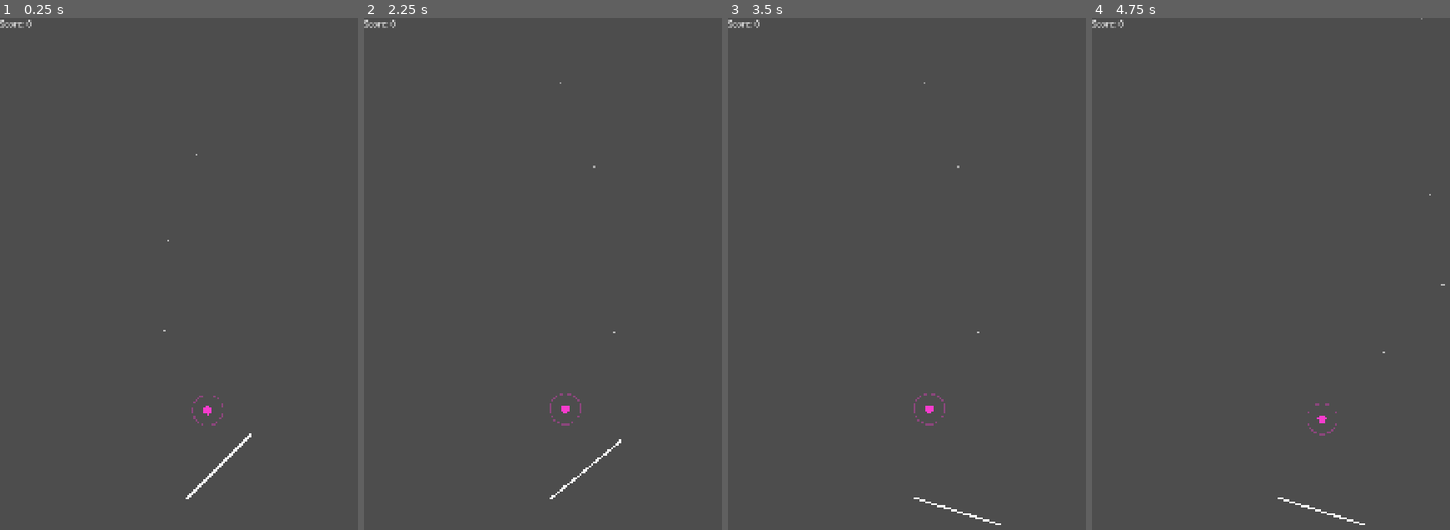
Above: before the commit, frames 1-4 (left to right).
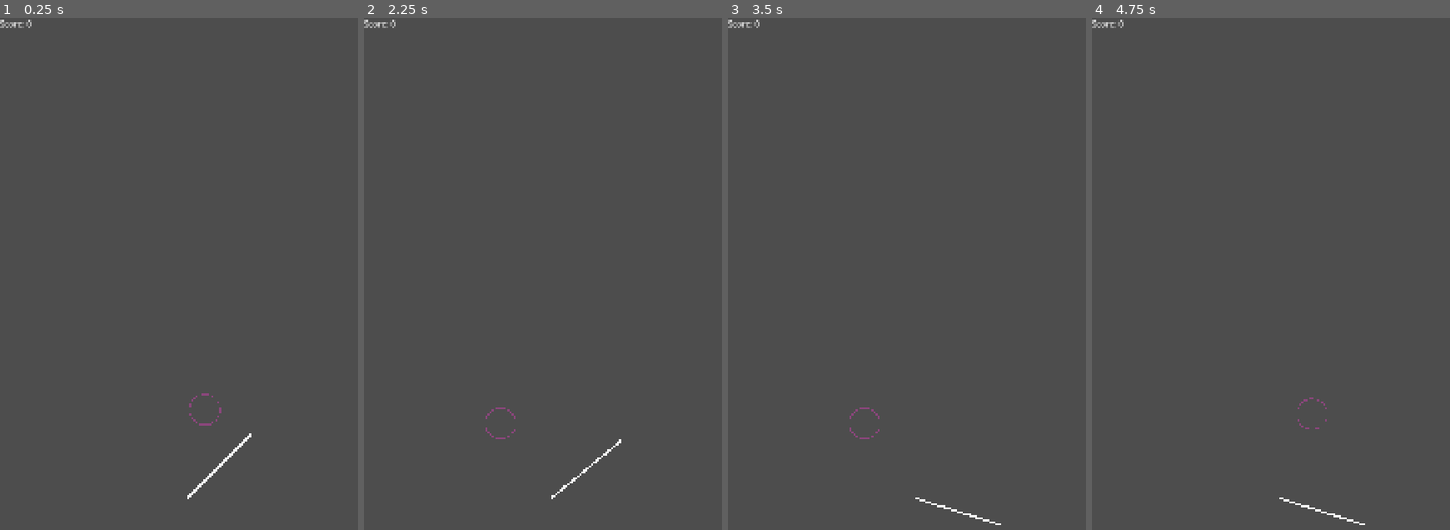
Above: after the commit, the same moments.

Repository: FarkasRabai/endless-swing
Game: Godot game, scene res://main.tscn
The game is run twice, just before and just after one commit, with the same random seed, the same clock (stepped at 60 frames per second) and the same inputs.
Inputs (mouse positions are in pixels of both pictures, inside the frame that each line leads up to):
- Up to frame 1 (0.25 s): no input
- Up to frame 2 (2.25 s): tap Enter at 0.5 s; move the mouse to (632, 320) at 0.52 s; click (632, 320) at 0.67 s; move the mouse to (474, 386) at 1.27 s; click (474, 386) at 1.42 s; tap Space at 2 s; move the mouse to (589, 202) at 2.02 s; click (589, 202) at 2.17 s
- Up to frame 3 (3.5 s): move the mouse to (896, 483) at 2.77 s; click (896, 483) at 2.92 s
- Up to frame 4 (4.75 s): tap Enter at 3.5 s; move the mouse to (1392, 453) at 3.52 s; click (1392, 453) at 3.67 s; move the mouse to (1167, 253) at 4.27 s; click (1167, 253) at 4.42 s

The runs differ from the first frame. In frame 1, 0.1% of the frame differs, in the area x 45-63%, y 26-94%; in frame 2, 0.2%, in the area x 33-71%, y 12-94%; in frame 3, 0.2%; in frame 4, 0.1%.

Commit message:
Miain.gd separation
Separated main.gd into multiple scripts in the scripts directory.

Diff:
--- a/main.tscn
+++ b/main.tscn
@@ -1,9 +1,31 @@
 [gd_scene format=3 uid="uid://cvc0lbmtaguj7"]
 
-[ext_resource type="Script" uid="uid://cf5fkrnlly3an" path="res://main.gd" id="1_ig7tw"]
+[ext_resource type="Script" uid="uid://x0kip5ag1chg" path="res://scripts/game.gd" id="2_lquwl"]
+[ext_resource type="Script" uid="uid://dkqhfuy5owqil" path="res://scripts/track.gd" id="3_7mycd"]
+[ext_resource type="Script" uid="uid://bvsr2acxund2a" path="res://scripts/swing_rod.gd" id="4_272bh"]
+[ext_resource type="Script" uid="uid://dfdtg3g12mq3o" path="res://scripts/difficulty.gd" id="5_5vw27"]
 
 [node name="Main" type="Node2D" unique_id=1279827707]
-script = ExtResource("1_ig7tw")
+
+[node name="Game" type="Node" parent="." unique_id=1748964666 node_paths=PackedStringArray("track", "rod_logic", "difficulty", "rod_line", "target_dot_node", "tolerance_ring", "camera", "score_label")]
+script = ExtResource("2_lquwl")
+track = NodePath("Track")
+rod_logic = NodePath("RodLogic")
+difficulty = NodePath("Difficulty")
+rod_line = NodePath("../World/Rod")
+target_dot_node = NodePath("../World/TargetDot")
+tolerance_ring = NodePath("../World/TargetDot/ToleranceRing")
+camera = NodePath("../Camera2D")
+score_label = NodePath("../UI/ScoreLabel")
+
+[node name="Track" type="Node" parent="Game" unique_id=913784866]
+script = ExtResource("3_7mycd")
+
+[node name="RodLogic" type="Node" parent="Game" unique_id=1186446289]
+script = ExtResource("4_272bh")
+
+[node name="Difficulty" type="Node" parent="Game" unique_id=1593385795]
+script = ExtResource("5_5vw27")
 
 [node name="World" type="Node2D" parent="." unique_id=1785365515]
 
--- /dev/null
+++ b/scripts/difficulty.gd
@@ -0,0 +1,61 @@
+extends Node
+class_name Difficulty
+
+@export var base_tol: float = 28.0
+@export var start_tol: float = 44.0
+@export var max_tol: float = 60.0
+
+@export var speed_start: float = 1.45
+@export var speed_max: float = 8.5
+
+@export var speed_smooth_gain: float = 0.02
+@export var speed_pulse_gain: float = 0.07
+@export var tol_tighten_step: float = 1.2
+@export var tol_relax_step: float = 2.0
+
+@export var target_dot_start_r: float = 12.0
+@export var target_dot_min_r: float = 8.0
+
+var hit_tol: float
+var target_dot_r: float
+
+func reset() -> void:
+	hit_tol = start_tol
+	target_dot_r = target_dot_start_r
+
+func on_hit(score: int, current_speed: float) -> Dictionary:
+	# Returns: { "speed": float, "tol": float, "dot_r": float }
+	var sgn: float = signf(current_speed)
+	if sgn == 0.0: sgn = 1.0
+
+	var mag: float = absf(current_speed)
+	var target_mag: float = clampf(
+		speed_start + float(score) * speed_smooth_gain + pow(float(score), 0.65) * 0.012,
+		speed_start, speed_max
+	)
+	mag = lerpf(mag, target_mag, 0.35)
+	var new_speed: float = sgn * mag
+
+	# Early game: keep forgiving
+	if score < 6:
+		hit_tol = clampf(lerpf(hit_tol, start_tol, 0.35), base_tol, max_tol)
+	else:
+		if randf() < 0.55:
+			# Speed lever
+			var before: float = absf(new_speed)
+			var pulse: float = speed_pulse_gain * (1.0 + minf(1.2, float(score) / 40.0))
+			var after: float = clampf(before + pulse, 0.0, speed_max)
+			new_speed = signf(new_speed) * after
+
+			# If speed jumps, compensate with slightly larger tolerance
+			if (after - before) > 0.08:
+				hit_tol = clampf(hit_tol + tol_relax_step, base_tol, max_tol)
+		else:
+			# Tolerance lever (never below base)
+			hit_tol = clampf(hit_tol - tol_tighten_step, base_tol, max_tol)
+
+	# Visual target dot size
+	var t: float = clampf(float(score) / 60.0, 0.0, 1.0)
+	target_dot_r = lerpf(target_dot_start_r, target_dot_min_r, t)
+
+	return { "speed": new_speed, "tol": hit_tol, "dot_r": target_dot_r }
--- /dev/null
+++ b/scripts/game.gd
@@ -0,0 +1,141 @@
+extends Node
+class_name Game
+
+@export var track: Track
+@export var rod_logic: SwingRod
+@export var difficulty: Difficulty
+
+@export var rod_line: Line2D
+@export var target_dot_node: Node2D
+@export var tolerance_ring: Line2D
+@export var camera: Camera2D
+@export var score_label: Label
+
+@export var cam_lerp: float = 0.10
+@export_range(0.5, 0.9) var pivot_screen_y: float = 0.72
+
+var running: bool = false
+var game_over: bool = false
+var score: int = 0
+var cam_pos: Vector2 = Vector2.ZERO
+
+func _ready() -> void:
+	randomize()
+	_setup_visuals()
+	reset_all()
+
+func reset_all() -> void:
+	running = false
+	game_over = false
+	score = 0
+	_update_score()
+
+	track.reset()
+	rod_logic.reset()
+	difficulty.reset()
+
+	_update_ring(difficulty.hit_tol)
+	_update_target_node_position()
+
+	cam_pos = _camera_target_for_pivot(track.pivot())
+	camera.global_position = cam_pos
+
+	_update_rod()
+
+func _process(delta: float) -> void:
+	if running:
+		rod_logic.step(delta)
+
+	# Camera LERP follow pivot (no snapping)
+	var desired := _camera_target_for_pivot(track.pivot())
+	var t: float = 1.0 - pow(1.0 - cam_lerp, delta * 60.0)
+	cam_pos = cam_pos.lerp(desired, t)
+	camera.global_position = cam_pos
+
+	track.cleanup(4)
+	track.ensure_lookahead()
+
+	_update_target_node_position()
+	_update_rod()
+
+func _unhandled_input(event: InputEvent) -> void:
+	if event is InputEventScreenTouch and event.pressed:
+		_tap()
+	elif event is InputEventMouseButton and event.pressed and event.button_index == MOUSE_BUTTON_LEFT:
+		_tap()
+
+func _tap() -> void:
+	if not running and not game_over:
+		running = true
+		return
+	if game_over:
+		reset_all()
+		running = true
+		return
+	if not running:
+		return
+
+	var pivot := track.pivot()
+	var target := track.target()
+	var end := rod_logic.free_end(pivot)
+
+	if end.distance_to(target) <= difficulty.hit_tol:
+		# HIT
+		var old_pivot := pivot
+		var new_pivot := target
+
+		track.advance_pivot()
+
+		rod_logic.attach_seamless(old_pivot, new_pivot)
+		rod_logic.reverse()
+
+		score += 1
+		_update_score()
+
+		var d := difficulty.on_hit(score, rod_logic.swing_speed)
+		rod_logic.swing_speed = d["speed"]
+		_update_ring(d["tol"])
+
+		track.ensure_lookahead()
+	else:
+		# MISS
+		running = false
+		game_over = true
+
+func _setup_visuals() -> void:
+	rod_line.width = 6.0
+	rod_line.default_color = Color(1, 1, 1, 0.95)
+	rod_line.antialiased = true
+
+	tolerance_ring.width = 3.0
+	tolerance_ring.default_color = Color(1.0, 0.23, 0.83, 0.35)
+	tolerance_ring.antialiased = true
+	tolerance_ring.closed = true
+
+func _update_rod() -> void:
+	var pivot := track.pivot()
+	var end := rod_logic.free_end(pivot)
+
+	rod_line.clear_points()
+	rod_line.add_point(pivot)
+	rod_line.add_point(end)
+
+func _update_target_node_position() -> void:
+	target_dot_node.global_position = track.target()
+
+func _update_ring(radius: float) -> void:
+	tolerance_ring.clear_points()
+	var segments := 64
+	for i in range(segments):
+		var a := TAU * float(i) / float(segments)
+		tolerance_ring.add_point(Vector2(cos(a), sin(a)) * radius)
+
+func _camera_target_for_pivot(pivot: Vector2) -> Vector2:
+	var vp: Vector2 = camera.get_viewport_rect().size
+	var desired_screen := Vector2(vp.x * 0.5, vp.y * pivot_screen_y)
+	var vp_half := vp * 0.5
+	return pivot + vp_half - desired_screen
+
+func _update_score() -> void:
+	if score_label:
+		score_label.text = "Score: %d" % score
--- /dev/null
+++ b/scripts/swing_rod.gd
@@ -0,0 +1,25 @@
+extends Node
+class_name SwingRod
+
+@export var stick_len: float = 260.0
+@export var speed_start: float = 1.45
+
+var angle: float = -PI * 0.25
+var swing_speed: float = 1.45
+
+func reset() -> void:
+	angle = -PI * 0.25
+	swing_speed = speed_start
+
+func step(delta: float) -> void:
+	angle += swing_speed * delta
+
+func free_end(pivot: Vector2) -> Vector2:
+	return pivot + Vector2(cos(angle), sin(angle)) * stick_len
+
+func attach_seamless(old_pivot: Vector2, new_pivot: Vector2) -> void:
+	# Keep rod visually in place by making it point back to old pivot
+	angle = atan2(old_pivot.y - new_pivot.y, old_pivot.x - new_pivot.x)
+
+func reverse() -> void:
+	swing_speed *= -1.0
--- /dev/null
+++ b/scripts/track.gd
@@ -0,0 +1,42 @@
+extends Node
+class_name Track
+
+@export var stick_len: float = 260.0
+@export var lookahead: int = 10
+@export_range(0.1, 1.0) var zig_spread: float = 0.70
+
+var dots: Array[Vector2] = []
+var pivot_index: int = 0
+
+func reset() -> void:
+	dots.clear()
+	pivot_index = 0
+	dots.append(Vector2.ZERO)
+	_generate_next_dot()
+	ensure_lookahead()
+
+func pivot() -> Vector2:
+	return dots[pivot_index]
+
+func target() -> Vector2:
+	return dots[pivot_index + 1]
+
+func advance_pivot() -> void:
+	pivot_index += 1
+
+func ensure_lookahead() -> void:
+	while dots.size() < pivot_index + 1 + lookahead:
+		_generate_next_dot()
+
+func cleanup(keep_behind: int = 4) -> void:
+	var min_keep: int = maxi(0, pivot_index - keep_behind)
+	if min_keep > 0:
+		dots = dots.slice(min_keep, dots.size() - min_keep)
+		pivot_index -= min_keep
+
+func _generate_next_dot() -> void:
+	var prev: Vector2 = dots[dots.size() - 1]
+	var max_dx: float = stick_len * zig_spread
+	var dx: float = randf_range(-max_dx, max_dx)
+	var dy: float = -sqrt(maxf(0.0, stick_len * stick_len - dx * dx))
+	dots.append(prev + Vector2(dx, dy))
Not shown, added: scripts/difficulty.gd.uid
Not shown, added: scripts/game.gd.uid
Not shown, added: scripts/swing_rod.gd.uid
Not shown, added: scripts/track.gd.uid
Not shown, added: .DS_Store
